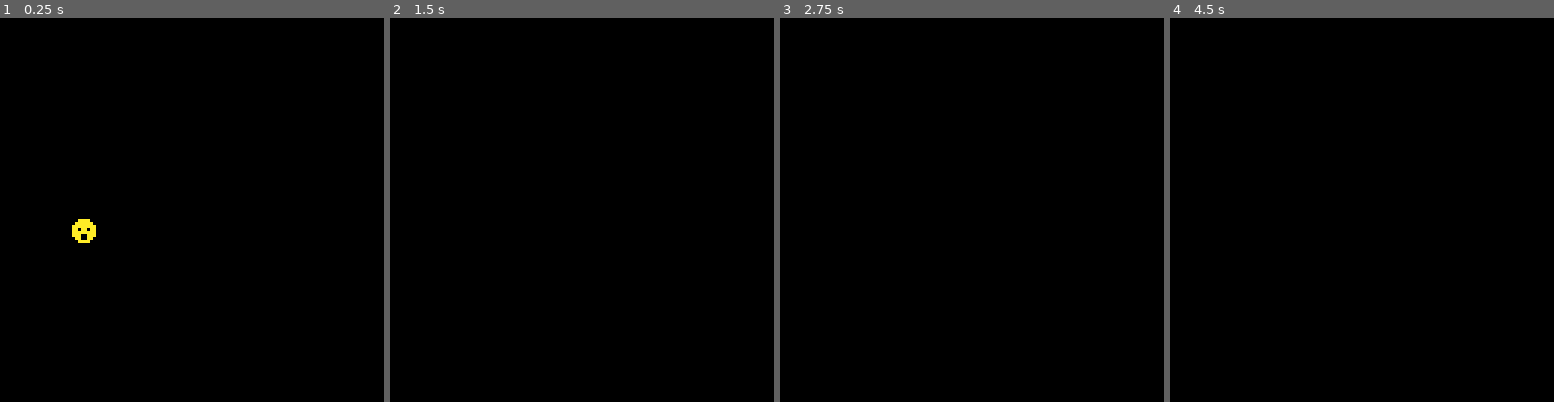
Above: before the commit, frames 1-4 (left to right).
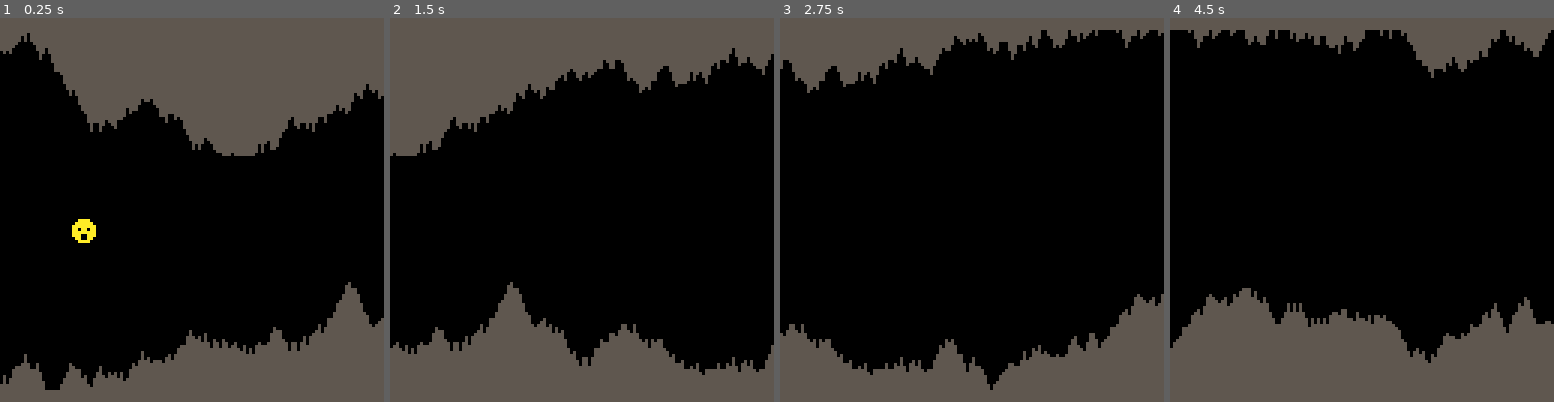
Above: after the commit, the same moments.

Repository: geopet/pico-8-cavediver
Game: PICO-8 cartridge cavediver.p8
Two runs of this game, one before a commit and one after it. Both use one fixed random seed, a clock stepped at 60 frames per second and the inputs below.
Inputs:
- Up to frame 1 (0.25 s): no input
- Up to frame 2 (1.5 s): no input
- Up to frame 3 (2.75 s): hold Up 2.15-2.42 s
- Up to frame 4 (4.5 s): no input

The runs differ from the first frame. In frame 1, 38% of the frame differs, in the area x 0-100%, y 0-100%; in frame 2, 35%; in frame 3, 23%; in frame 4, 28%.

Commit message:
Add cave functions

Diff:
--- a/cavediver.p8
+++ b/cavediver.p8
@@ -5,19 +5,22 @@
 -- code starting from page 24
 function _init()
 	game_over=false
+    make_cave()
 	make_player()
 end
 
 function _update()
+    update_cave()
     move_player()
 end
 
 function _draw()
 	cls()
+    draw_cave()
 	draw_player()
 end
 -->8
--- make player & draw player
+-- player functions
 function make_player()
     player={}
     player.x=24      -- position
@@ -52,6 +55,42 @@
     -- move to new position
     player.y+=player.dy
 end
+-->8
+-- cave functions
+
+function make_cave()
+    cave={{["top"]=5, ["btm"]=199}}
+    top=45 -- how low can the ceiling go?
+    btm=85 -- how high can the floor get?
+end
+
+function update_cave()
+    -- remove the back of the cave
+    if (#cave > player.speed) then
+        for i=1, player.speed do
+            del(cave,cave[1])
+        end
+    end
+
+    -- add more cave
+    while (#cave<128) do
+        local col={}
+        local up=flr(rnd(7)-3)
+        local dwn=flr(rnd(7)-3)
+        col.top=mid(3,cave[#cave].top+up,top)
+        col.btm=mid(btm,cave[#cave].btm+dwn,124)
+        add(cave,col)
+    end
+end
+
+function draw_cave()
+    top_color=5
+    btm_color=5
+    for i=1,#cave do
+        line(i-1,0,i-1,cave[i].top,top_color)
+        line(i-1,127,i-1,cave[i].btm,btm_color)
+    end
+end
 
 __gfx__
 0000000000aaaa0000aaaa0000888800000000000000000000000000000000000000000000000000000000000000000000000000000000000000000000000000
